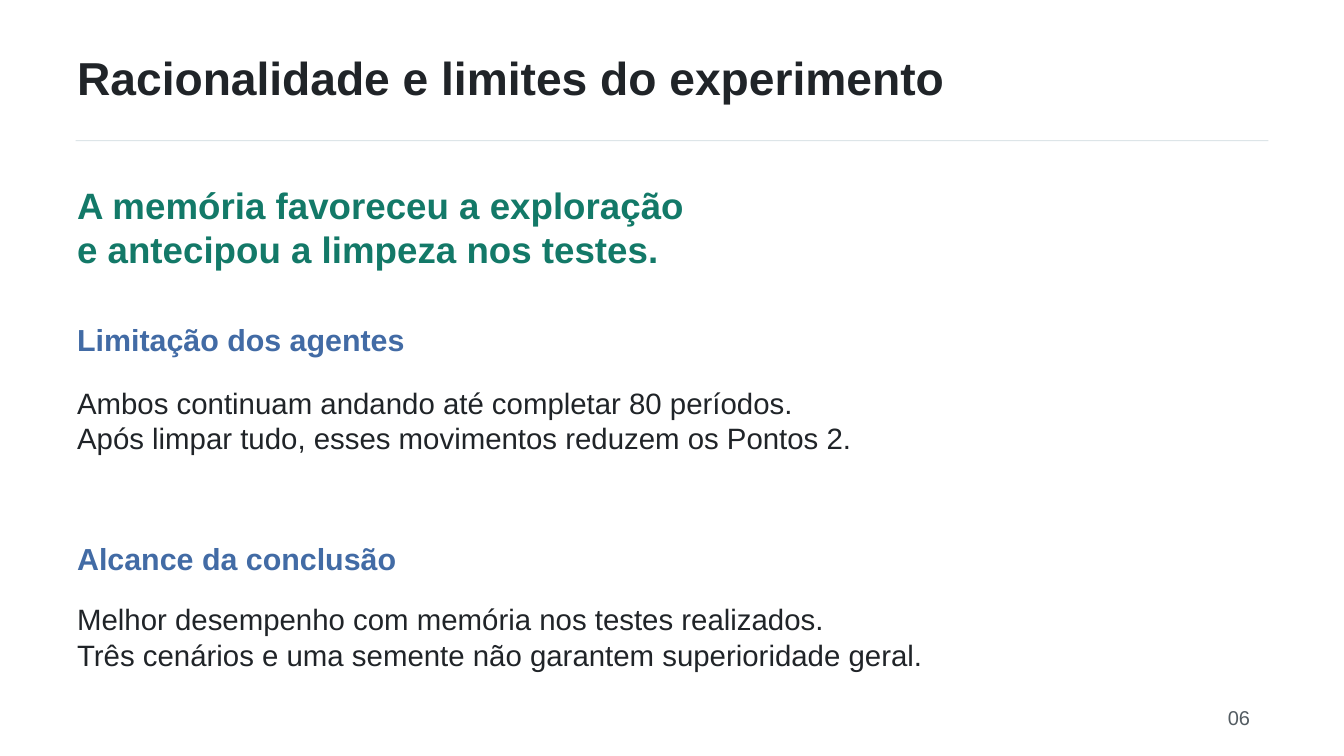
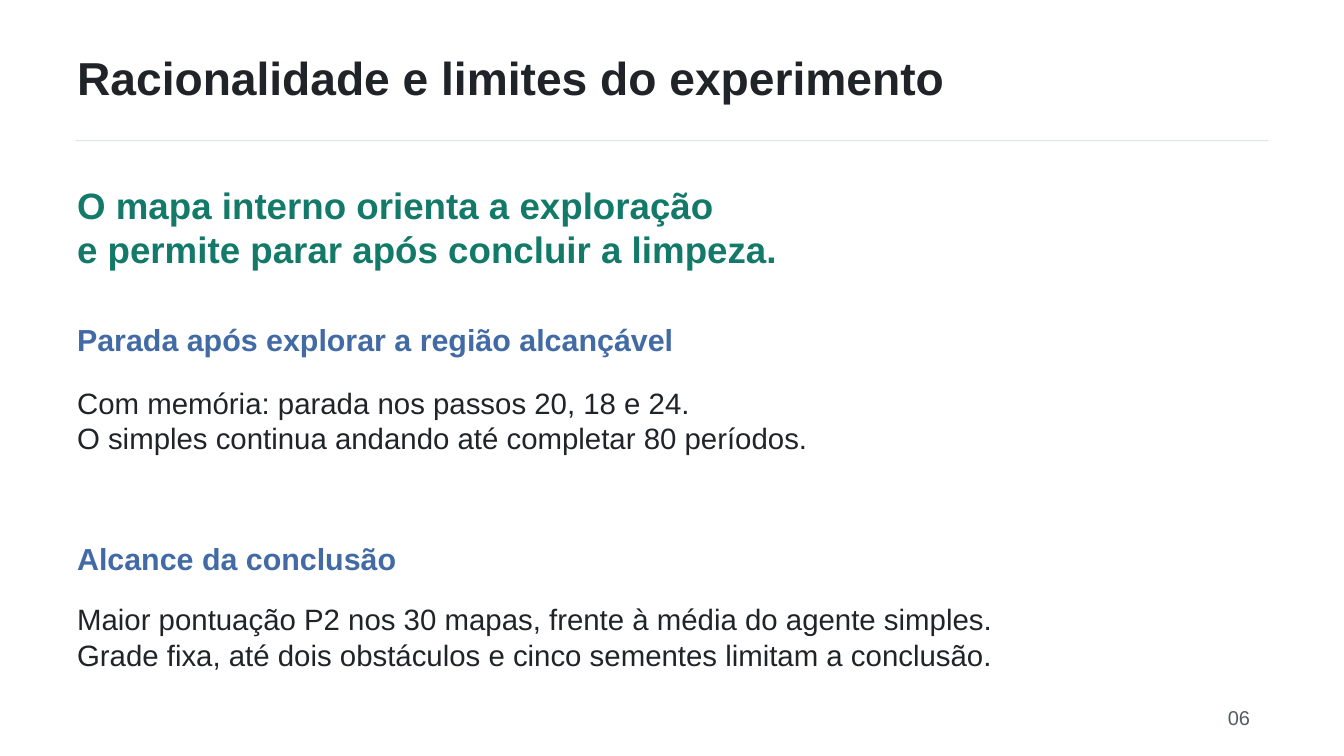
Before and after one commit to Lucas4lmeida/agentes-inteligentes-aspirador, a slide deck: slide 6 of apresentacao_agentes.pptx. Drawn at 1344x756 pixels with LibreOffice and Linux fonts; fonts in the diff are those of the drawing. Boxes give left, top, right and bottom in pixels: in the first picture for what was removed or moved away, otherwise in the second. Text is boxed around its words. In the diff, an @@ line names an element or a change of style, - is before the commit and + after.

```diff
--- a/apresentacao_agentes.pptx
+++ b/apresentacao_agentes.pptx
@@ text at bbox=[77, 192, 777, 270]: text changed @@
-A memória favoreceu a exploração
-e antecipou a limpeza nos testes.
+O mapa interno orienta a exploração
+e permite parar após concluir a limpeza.
@@ text at bbox=[77, 328, 673, 357]: text changed @@
-Limitação dos agentes
+Parada após explorar a região alcançável
@@ text at bbox=[77, 392, 808, 455]: text changed @@
-Ambos continuam andando até completar 80 períodos.
-Após limpar tudo, esses movimentos reduzem os Pontos 2.
+Com memória: parada nos passos 20, 18 e 24.
+O simples continua andando até completar 80 períodos.
@@ text at bbox=[77, 608, 992, 670]: text changed @@
-Melhor desempenho com memória nos testes realizados.
-Três cenários e uma semente não garantem superioridade geral.
+Maior pontuação P2 nos 30 mapas, frente à média do agente simples.
+Grade fixa, até dois obstáculos e cinco sementes limitam a conclusão.
```
Also in this commit, not shown: 4 other slides changed, 4 other files.
